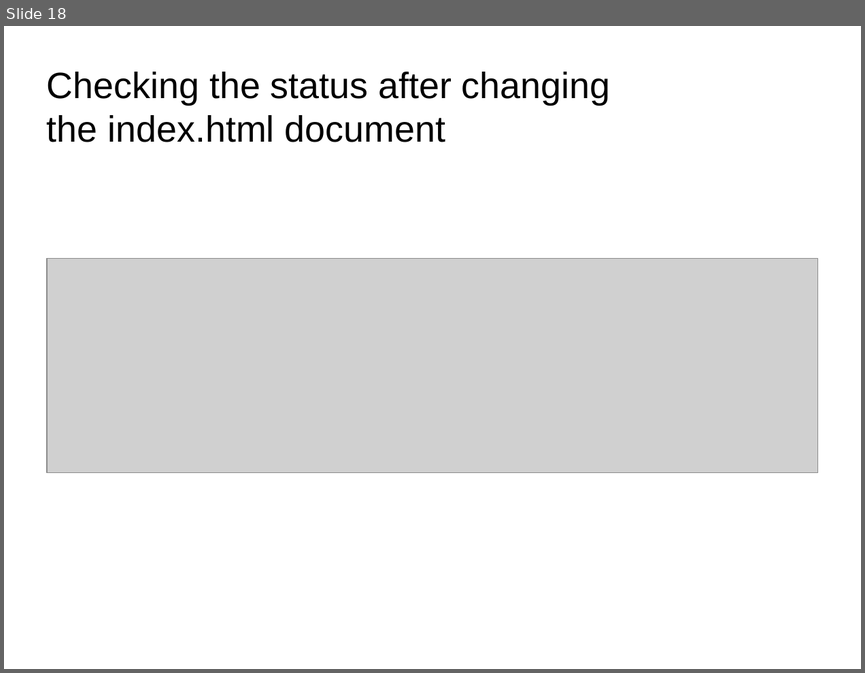
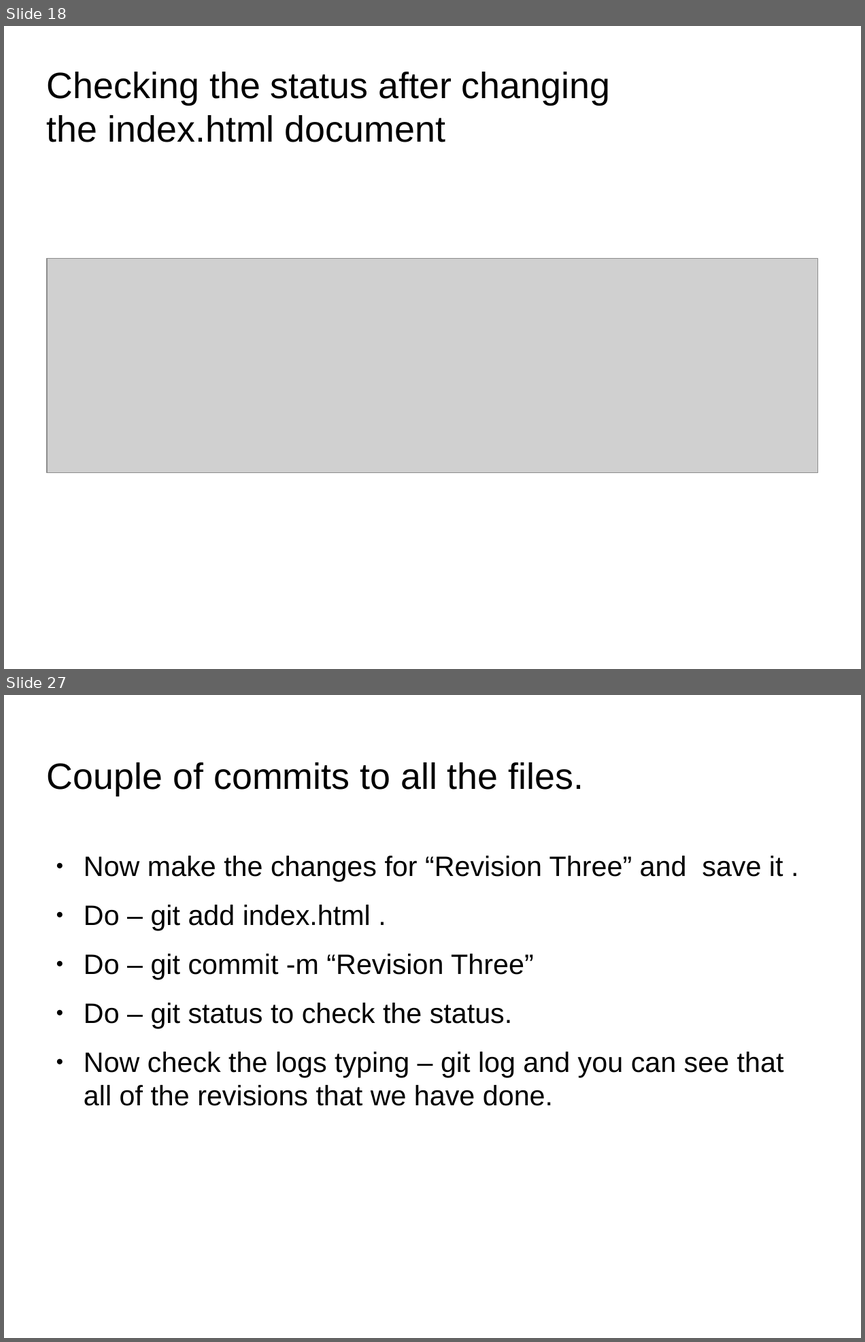
Before and after one commit to anumsh/Learning-Git-and-Github, a slide deck: git_and_GitHub.odp. Shown one above the other, each under a label of ours: slide 18 before the commit, slides 18 and 27 after it; the slides between them are not shown. The pictures are 865x673 and 865x1342 pixels, drawn with LibreOffice and Linux fonts; fonts in the diff are those of the drawing; grey boxes stand for pictures; background and template pictures are left out. Boxes give left, top, right and bottom in pixels: in the first picture for what was removed or moved away, otherwise in the second. Text is boxed around its words. In the diff, an @@ line names an element or a change of style, - is before the commit and + after.

Commit message:
feat: Add images and 2 new commands ( unstaging and commiting and logging  a file)

```diff
--- a/git_and_GitHub.odp
+++ b/git_and_GitHub.odp
@@ slide 27 added at bbox=[4, 695, 861, 1338], background picture (left out) @@
@@ title added at bbox=[47, 762, 584, 796], 33.9 pt, text #000000 @@
+Couple of commits to all the files.
@@ text added at bbox=[84, 855, 784, 1106], 26 pt, text #000000 @@
+● Now make the changes for “Revision Three” and save it .
+● Do – git add index.html .
+● Do – git commit -m “Revision Three”
+● Do – git status to check the status.
+● Now check the logs typing – git log and you can see that all of the revisions that we have done.
```
Also in this commit, not shown: 1 slide changed, 8 other slides added, 8 other files.
